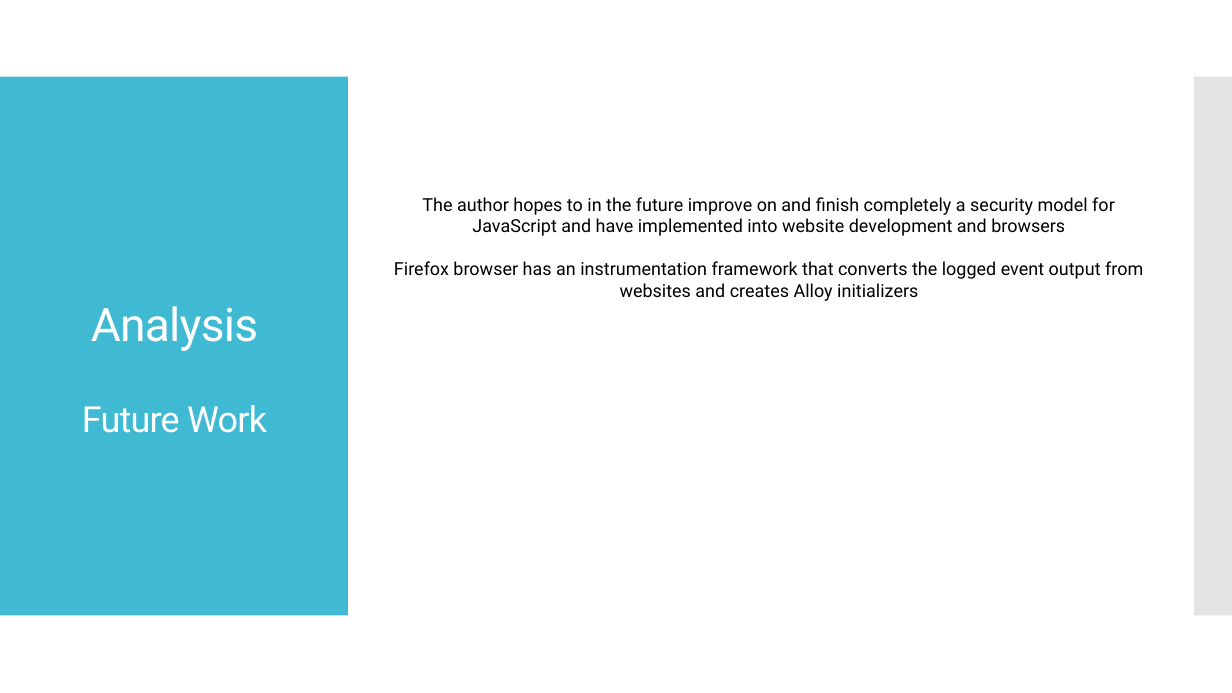
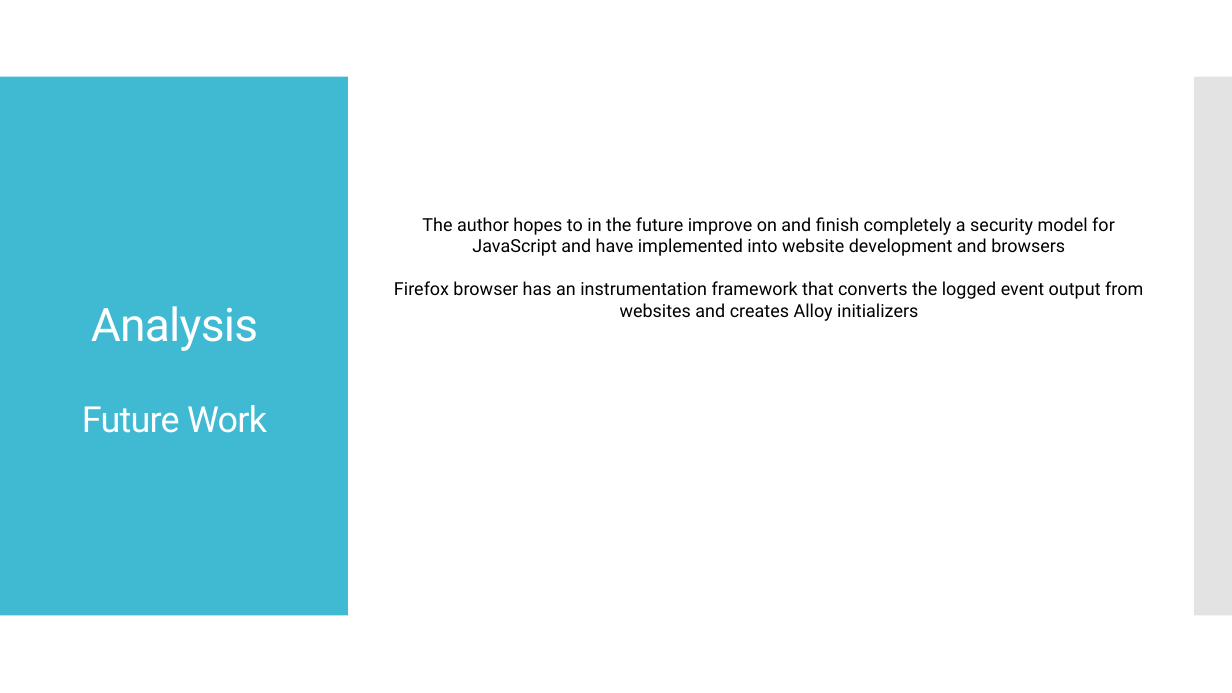
Before and after one commit to starkc1/Spring2019_Homework, a slide deck: slide 13 of SE-410/Stark_SE410_Presentation.pptx. Drawn at 1232x693 pixels with LibreOffice and Linux fonts; fonts in the diff are those of the drawing. Boxes give left, top, right and bottom in pixels: in the first picture for what was removed or moved away, otherwise in the second. Text is boxed around its words. In the diff, an @@ line names an element or a change of style, - is before the commit and + after.

```diff
--- a/SE-410/Stark_SE410_Presentation.pptx
+++ b/SE-410/Stark_SE410_Presentation.pptx
@@ text "The author hopes to in ...": place and size @@
-text "The author hopes to in ..." at box(394, 197, 1143, 301)
+text "The author hopes to in ..." at box(394, 217, 1143, 321)
```
Also in this commit, not shown: 3 other slides changed, 6 other files.
